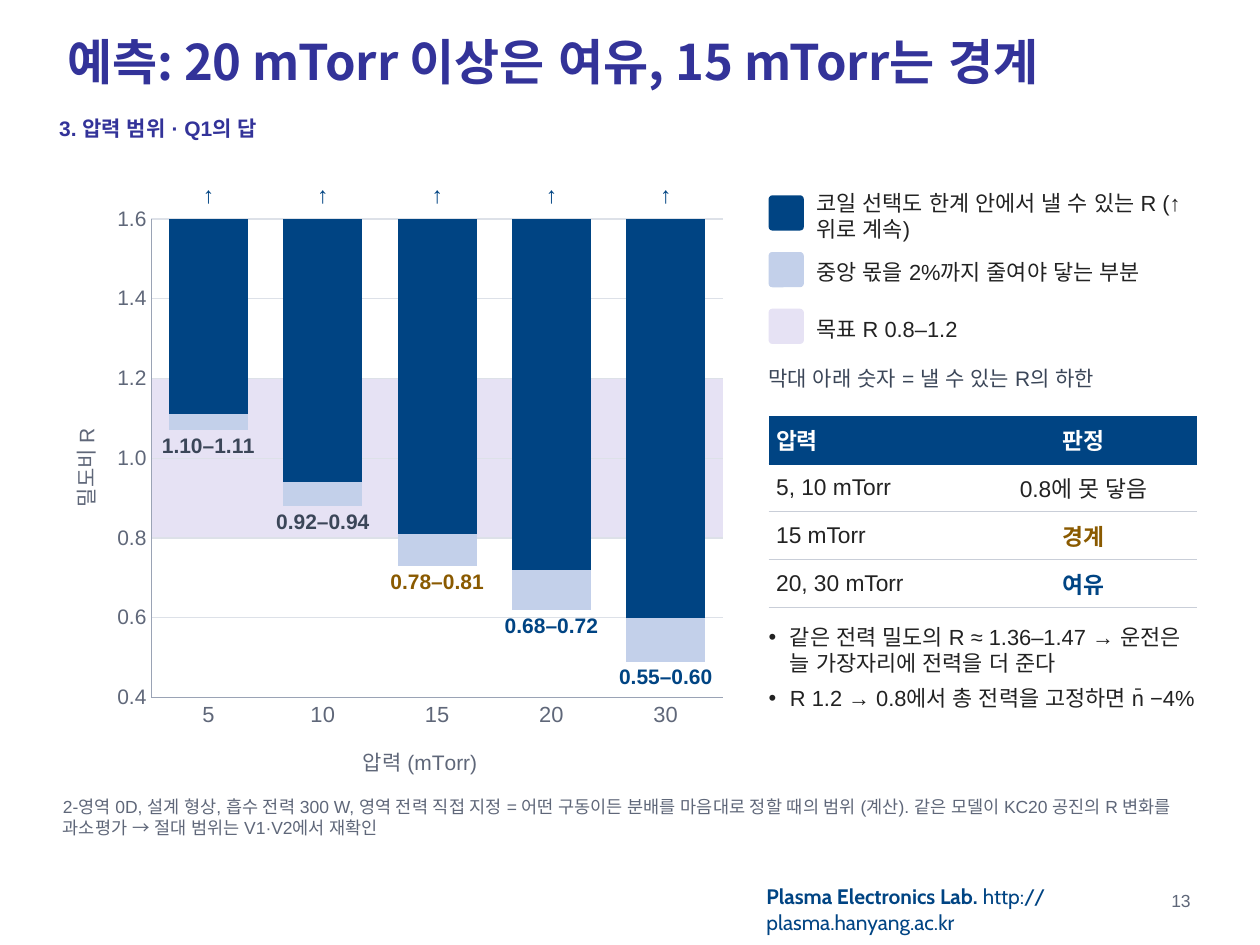
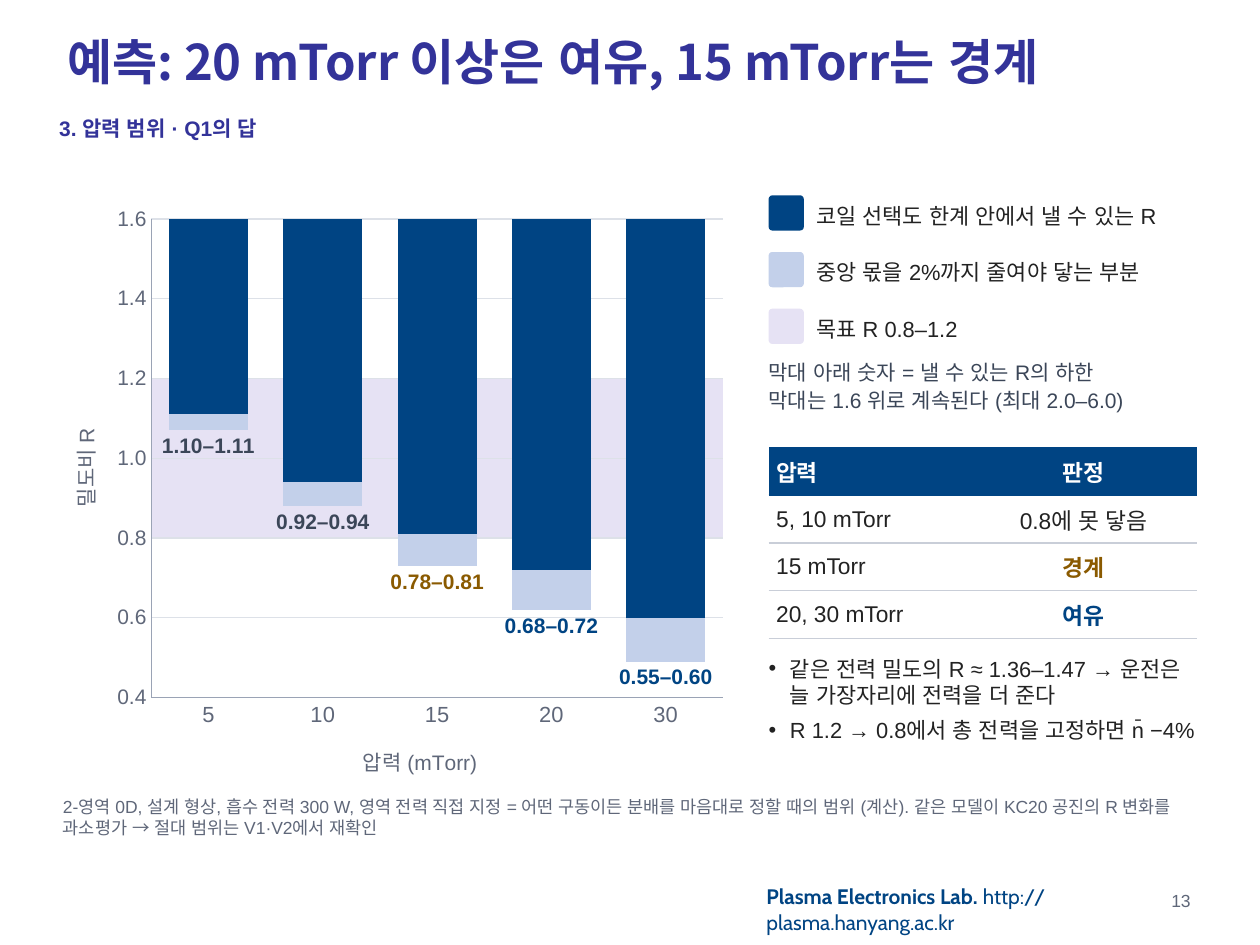
Before and after one commit to garlicjam-pyo/plasma, a slide deck: slide 13 of presentations/1차발표_최종.pptx. Drawn at 1260x945 pixels with LibreOffice and Linux fonts; fonts in the diff are those of the drawing; background and template pictures are left out. Boxes give left, top, right and bottom in pixels: in the first picture for what was removed or moved away, otherwise in the second. Text is boxed around its words. In the diff, an @@ line names an element or a change of style, - is before the commit and + after.

```diff
--- a/presentations/1차발표_최종.pptx
+++ b/presentations/1차발표_최종.pptx
@@ text removed at (171,181,247,217) @@
-↑
@@ text removed at (285,181,360,217) @@
-↑
@@ text removed at (399,181,475,217) @@
-↑
@@ text removed at (514,181,590,217) @@
-↑
@@ text removed at (627,181,703,217) @@
-↑
@@ text at (816,206,1157,226): text changed @@
-코일 선택도 한계 안에서 낼 수 있는 R (↑ 위로 계속)
+코일 선택도 한계 안에서 낼 수 있는 R
@@ text at (769,362,1094,382): less space between paragraphs @@
@@ text at (769,390,1124,413): paragraph added @@
+막대는 1.6 위로 계속된다 (최대 2.0–6.0)
@@ table: place and size @@
-table at (769,416,1197,607)
+table at (769,447,1197,639)
@@ text "같은 전력 밀도의 R ≈ ...": place and size @@
-text "같은 전력 밀도의 R ≈ ..." at (790,627,1194,708)
+text "같은 전력 밀도의 R ≈ ..." at (790,659,1194,740)
```
Also in this commit, not shown: 11 other slides changed, 2 other files.
